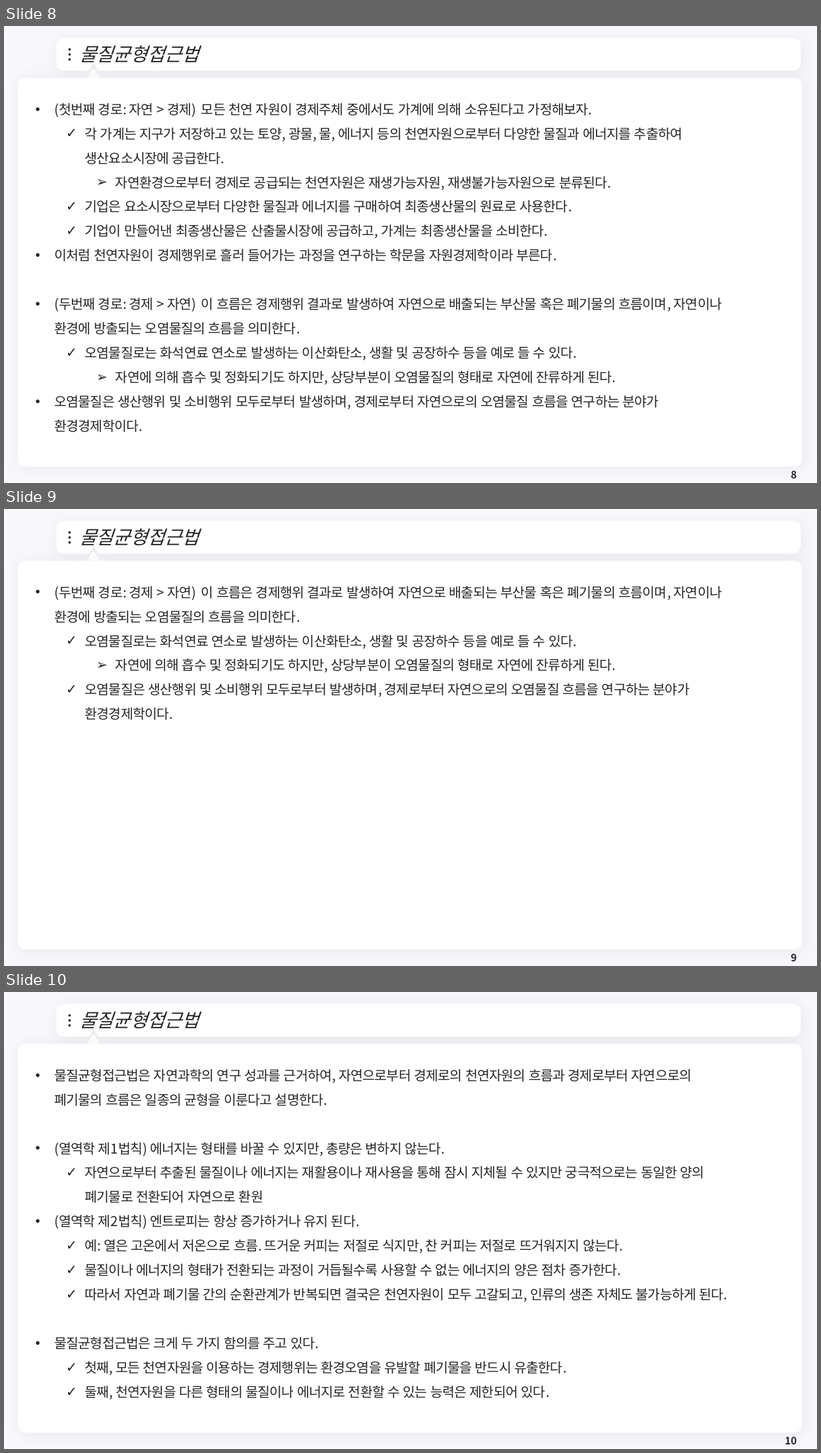
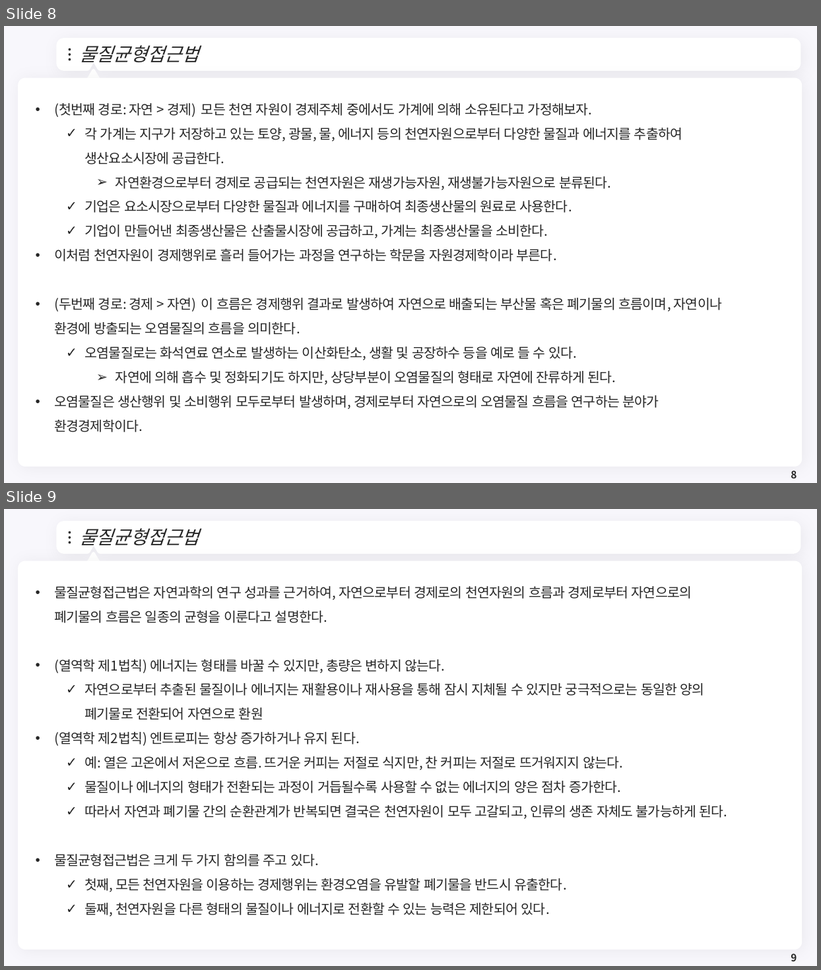
Before and after one commit to meandthey/Teaching, a slide deck: 환경경제학/2026-1/환경경제학_Chapter_02.pptx. Shown one above the other, each under a label of ours: slides 8, 9 and 10 before the commit, slides 8 and 9 after it. The pictures are 821x1453 and 821x970 pixels, drawn with LibreOffice and Linux fonts; fonts in the diff are those of the drawing; background and template pictures are left out. Boxes give left, top, right and bottom in pixels: in the first picture for what was removed or moved away, otherwise in the second. Text is boxed around its words. In the diff, an @@ line names an element or a change of style, - is before the commit and + after.

```diff
--- a/환경경제학/2026-1/환경경제학_Chapter_02.pptx
+++ b/환경경제학/2026-1/환경경제학_Chapter_02.pptx
@@ slide 9 removed at bbox=[4, 509, 817, 966], background #F8F7FC; not listed: 7 template elements that a slide beside it also shows @@
@@ title removed at bbox=[79, 528, 199, 545] @@
-물질균형접근법
@@ text removed at bbox=[54, 586, 722, 720] @@
-• (두번째 경로: 경제 > 자연) 이 흐름은 경제행위 결과로 발생하여 자연으로 배출되는 부산물 혹은 폐기물의 흐름이며, 자연이나 환경에 방출되는 오염물질의 흐름을 의미한다.
-  ✓ 오염물질로는 화석연료 연소로 발생하는 이산화탄소, 생활 및 공장하수 등을 예로 들 수 있다.
-    ➢ 자연에 의해 흡수 및 정화되기도 하지만, 상당부분이 오염물질의 형태로 자연에 잔류하게 된다.
-  ✓ 오염물질은 생산행위 및 소비행위 모두로부터 발생하며, 경제로부터 자연으로의 오염물질 흐름을 연구하는 분야가 환경경제학이다.
@@ page number removed at bbox=[791, 954, 797, 962] @@
-9
@@ what was slide 10 is now slide 9 @@
@@ page number at bbox=[791, 954, 797, 962]: text changed @@
-10
+9
```
Also in this commit, not shown: 2 slides changed, 11 other files.
